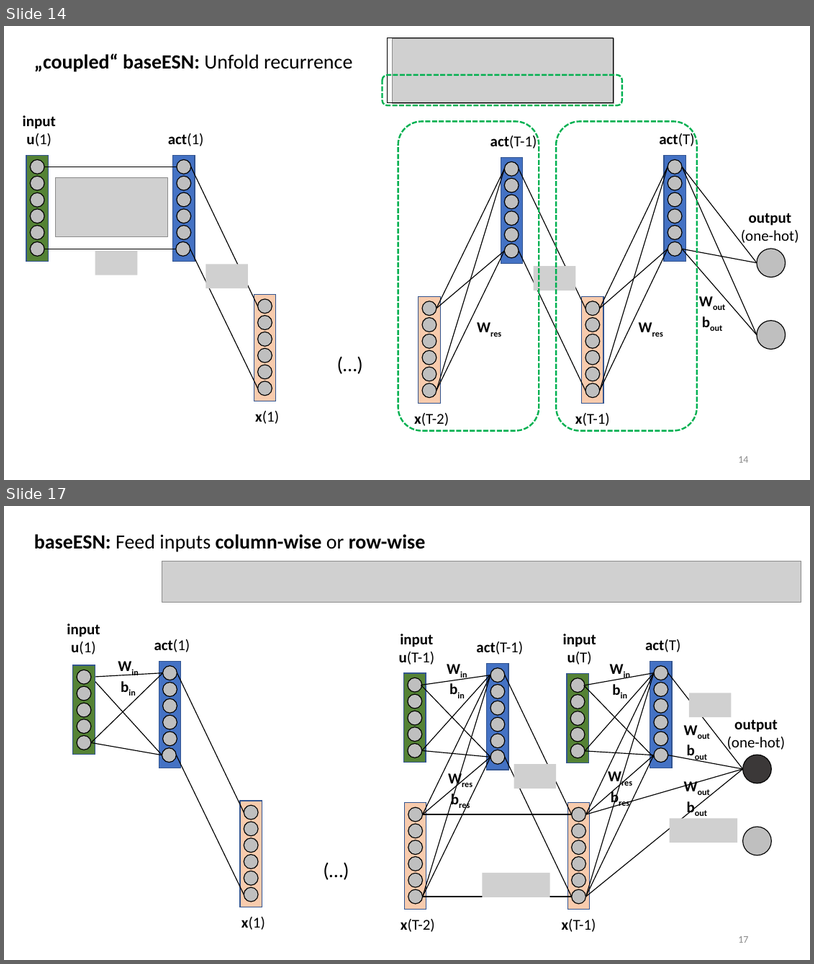
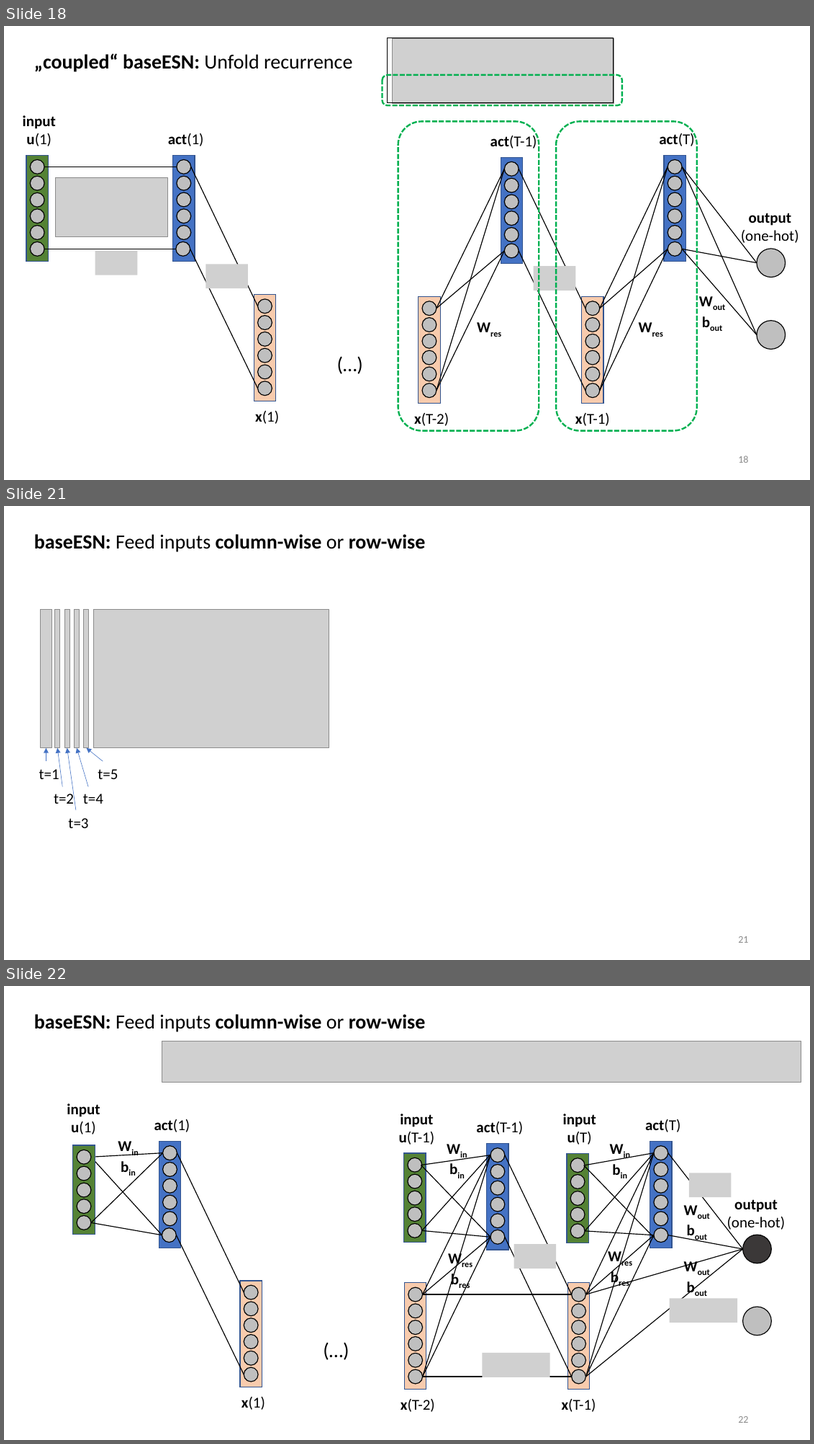
Before and after one commit to MarcoLandtHayen/EchoStateNetworks, a slide deck: ESN_exp09_Classification_LRP.pptx. Shown one above the other, each under a label of ours: slides 14 and 17 before the commit, slides 18, 21 and 22 after it; the slides between them are not shown. The pictures are 814x964 and 814x1444 pixels, drawn with LibreOffice and Linux fonts; fonts in the diff are those of the drawing; grey boxes stand for pictures. Boxes give left, top, right and bottom in pixels: in the first picture for what was removed or moved away, otherwise in the second. Text is boxed around its words. In the diff, an @@ line names an element or a change of style, - is before the commit and + after.

```diff
--- a/ESN_exp09_Classification_LRP.pptx
+++ b/ESN_exp09_Classification_LRP.pptx
@@ slide 21 added at bbox=[4, 506, 810, 960], background #FFFFFF @@
@@ text added at bbox=[34, 534, 426, 552], 24 pt, text #000000, bold @@
+baseESN: Feed inputs column-wise or row-wise
@@ picture added at bbox=[41, 610, 52, 748] @@
@@ picture added at bbox=[55, 610, 59, 748] @@
@@ picture added at bbox=[64, 610, 70, 748] @@
@@ picture added at bbox=[74, 610, 79, 748] @@
@@ picture added at bbox=[84, 610, 89, 748] @@
@@ picture added at bbox=[93, 610, 329, 748] @@
@@ arrow added from (46, 762) to (46, 748), #4472C4 0.5 pt @@
@@ arrow added from (63, 787) to (57, 748), #4472C4 0.5 pt @@
@@ arrow added from (76, 811) to (67, 748), #4472C4 0.5 pt @@
@@ arrow added from (88, 787) to (77, 748), #4472C4 0.5 pt @@
@@ arrow added from (103, 762) to (86, 748), #4472C4 0.5 pt @@
@@ text added at bbox=[39, 769, 59, 779], 18 pt, text #000000 @@
+t=1
@@ text added at bbox=[98, 769, 118, 779], 18 pt, text #000000 @@
+t=5
@@ text added at bbox=[54, 790, 74, 803], 18 pt, text #000000 @@
+t=2
@@ text added at bbox=[83, 793, 103, 803], 18 pt, text #000000 @@
+t=4
@@ text added at bbox=[68, 818, 88, 828], 18 pt, text #000000 @@
+t=3
@@ page number added at bbox=[738, 936, 748, 942], 12 pt, text #8C8C8C @@
+21
@@ what was slide 14 is now slide 18 @@
@@ page number at bbox=[738, 455, 748, 462]: text changed @@
-14
+18
@@ what was slide 17 is now slide 22 @@
@@ page number at bbox=[738, 1416, 748, 1422]: text changed @@
-17
+22
```
Also in this commit, not shown: 11 slides changed, 4 other slides added, 4 other files.
